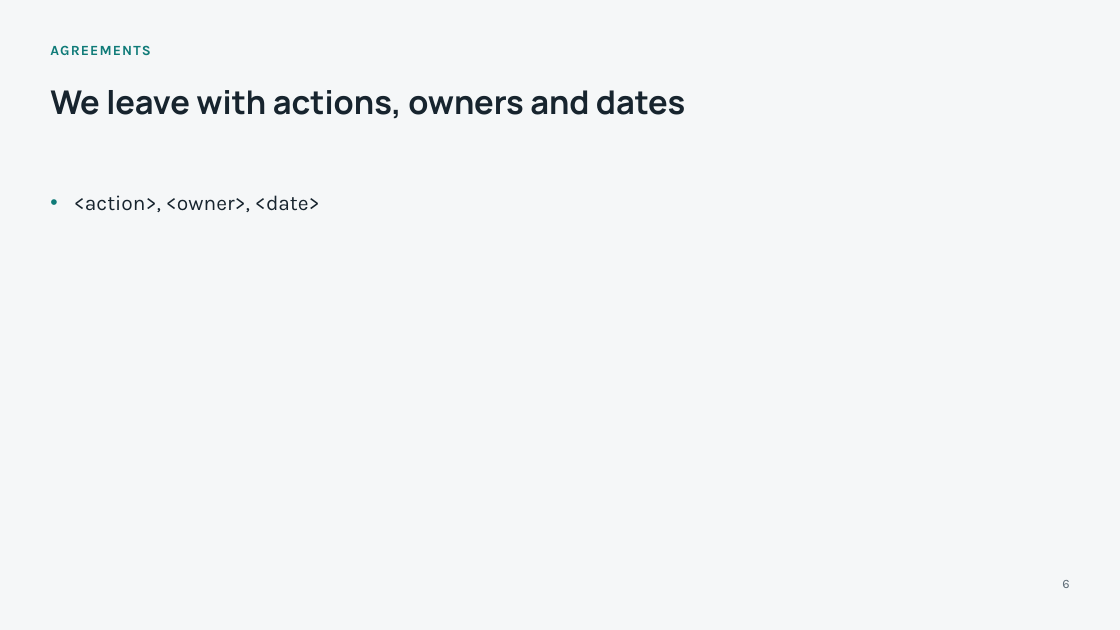
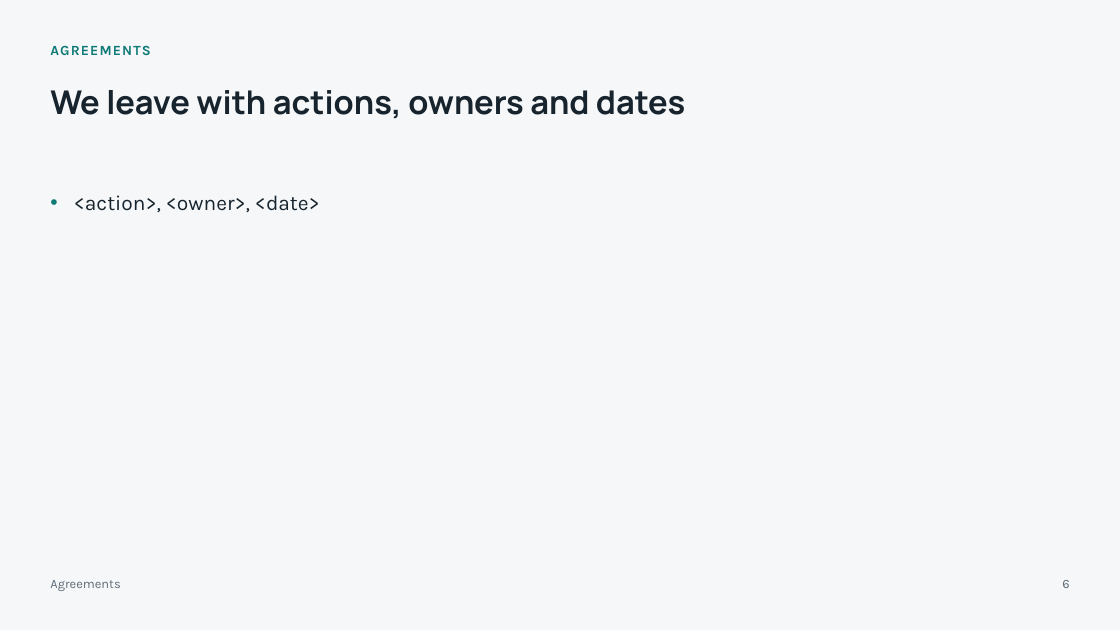
Before and after one commit to vinivaliati/vinivaliati-ai-template, a slide deck: slide 6 of skills/presentations/assets/one-on-one.pptx. Drawn at 1120x630 pixels with LibreOffice and Linux fonts; fonts in the diff are those of the drawing. Boxes give left, top, right and bottom in pixels: in the first picture for what was removed or moved away, otherwise in the second. Text is boxed around its words. In the diff, an @@ line names an element or a change of style, - is before the commit and + after.

```diff
--- a/skills/presentations/assets/one-on-one.pptx
+++ b/skills/presentations/assets/one-on-one.pptx
@@ text added at <box>50,580,120,591</box>, 11 pt, text #5E6C77 @@
+Agreements
```
Also in this commit, not shown: 4 other slides changed, 29 other files.
